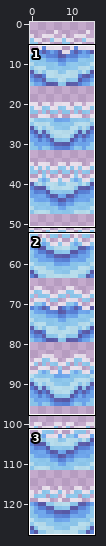
Edited in one commit: sprite sheet (1-1 Flowing Frolic/background-159.png). The picture above shows the old version from afar; the outline marks the close-up.
Close-up. First the earlier version:
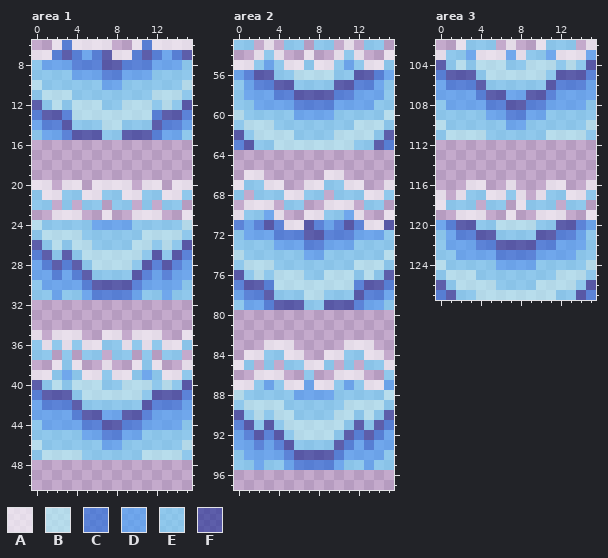
The file is 32x256 pixels, drawn in blocks of 2x2; one block is one cell here. Shown: area 1: x 0..15, y 6..50; area 2: x 0..15, y 53..97; area 3: x 0..15, y 102..127.
Palette (. is transparent): A #ffffffa1  B #b1fbffa1  C #206cdea1  D #3fa6ffa1  E #71d9ffa1  F #213196a1
Pixels before, area 1, first column x 0:
 6 ..ACAAAA..ACAAAA
 7 AACFCDCFAACFCDCF
 8 EDDDCCCFFCCCDDDE
 9 EEEEDDDCCDDDEEEE
10 BEEEEEEDDEEEEEEB
11 EBBBEEEEEEEEBBBE
12 FEBEBBBEEBBBEBEF
13 CFFCBBBBBBBBCFFC
14 DCCFEEEBBEEEFCCD
15 EDDCFFFEEFFFCDDE
16 ................
17 ................
18 ................
19 ................
20 AA.AA.AAAA.AA.AA
21 EAAEEAAEEAAEEAAE
22 EE.E.EE.EE.E.EE.
23 ..AAA..A..AAA..A
24 BEEEEEDDDDEEEEEB
25 EBBBBEEEEEEBBBBE
26 FEBEBBEEEEBBEBEF
27 CFEFEBBBBBBEFEFC
28 DCFCFEBBBBEFCFCD
29 DDCDCFEEEEFCDCDD
30 EDDDDCFFFFCDDDDE
31 EEDEEDCCCCDEEDEE
32 ................
33 ................
34 ................
35 A.AAA..AA.AAA..A
36 EAEAEAAEEAEAEAAE
37 EE.E.EE.EE.E.EE.
38 ..AEA..A..AEA..A
39 AAEDEAAEAAEDEAAE
40 FEBEBBBEEBBBEBEF
41 CFFFEBBBBBBEFFFC
42 DCCCFEEEEEEFCCCD
43 DDDDCFFDDFFCDDDD
44 EDDDDCCFFCCDDDDE
45 EEEEEDDCCDDEEEEE
46 BEEEEEEDDEEEEEEB
47 EBBBBEEEEEEBBBBE
Pixels before, area 2, first column x 0:
53 EE.A.EE.EE.A.EE.
54 ..AEA..A..AEA..A
55 AAEDEAAEAAEDEAAE
56 DCFFEEBBBBEEFFCD
57 EDCCFFEEEEFFCCDE
58 EDDDCCFFFFCCDDDE
59 EEDDDDCCCCDDDDEE
60 BEEEEEDDDDEEEEEB
61 EBBBEEEEEEEEBBBE
62 FEBBBBEEEEBBBBEF
63 CFEEBBBBBBBBEEFC
64 ................
65 ................
66 .AA......AA.....
67 AEEAA..AAEEAA..A
68 E.EEEAAEE.EEEAAE
69 .AAA.EE..AAA.EE.
70 AEEDA..AAEEDA..A
71 CDCFCAAFCDCFCAAF
72 EDDDCCCFFCCCDDDE
73 EEEEDDDCCDDDEEEE
74 BEEEEEEDDEEEEEEB
75 EBBBEEEEEEEEBBBE
76 FEBEBBBEEBBBEBEF
77 CFFCBBBBBBBBCFFC
78 DCCFEEEBBEEEFCCD
79 EDDCFFFEEFFFCDDE
80 ................
81 ................
82 ................
83 ...AAA.....AAA..
84 .AAEEAA..AAEEAA.
85 AE.E.EEAAE.E.EEA
86 ..AAA..E..AAA..E
87 AAEDEAADAAEDEAAD
88 BEEEEEDDDDEEEEEB
89 EBBBBEEEEEEBBBBE
90 FEBEBBEEEEBBEBEF
91 CFEFEBBBBBBEFEFC
92 DCFCFEBBBBEFCFCD
93 DDCDCFEEEEFCDCDD
94 EDDDDCFFFFCDDDDE
95 EEDEEDCCCCDEEDEE
Pixels before, area 3, first column x 0:
102 ..AEEE.A..AEEE.A
103 AEEDAAADAEEDAAAD
104 FEBEBBBEEBBBEBEF
105 CFFFEBBBBBBEFFFC
106 DCCCFEEEEEEFCCCD
107 DDDDCFFDDFFCDDDD
108 EDDDDCCFFCCDDDDE
109 EEEEEDDCCDDEEEEE
110 BEEEEEEDDEEEEEEB
111 EBBBBEEEEEEBBBBE
112 ................
113 ................
114 ................
115 ................
116 ...AA..A...AA..A
117 A.AEEAAEA.AEEAAE
118 AEEE.EE.AEEE.EE.
119 ..AAA..A..AAA..A
120 DCFFEEBBBBEEFFCD
121 EDCCFFEEEEFFCCDE
122 EDDDCCFFFFCCDDDE
123 EEDDDDCCCCDDDDEE
124 BEEEEEDDDDEEEEEB
125 EBBBEEEEEEEEBBBE
126 FEBBBBEEEEBBBBEF
127 CFEEBBBBBBBBEEFC
The same view after the edit:
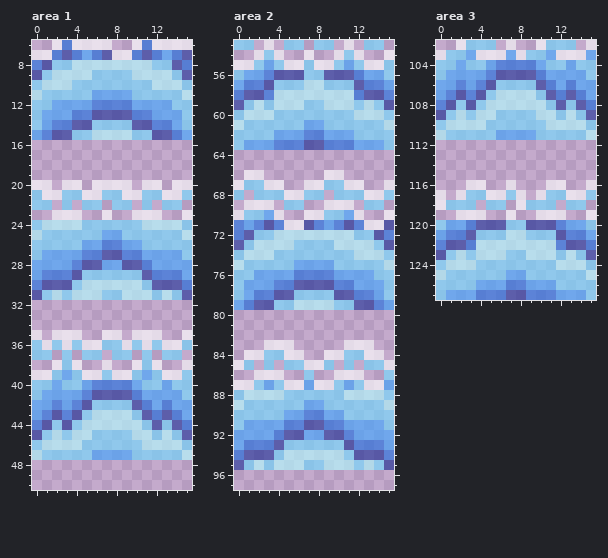
Diff:
Changed rows in their new state; - is an unchanged pixel.
Area 1:
first column x 0:
 8 CFEEBBBBBBBBEEFC
 9 F-BBBBEEEEBBBB-F
10 EBBB---EE---BBBE
11 BEEE--DDDD--EEEB
12 E-DDDDCCCCDDDD-E
13 EDDDCCFFFFCCDDDE
14 ED-CFF-EE-FFC-DE
15 DCFFEEBBBBEEFFCD
first column x 0:
24 EBBBB-EEEE-BBBBE
25 BEEEE--DD--EEEEB
26 E-E-EDDCCDDE-E-E
27 EDDDDCCFFCCDDDDE
28 -DDDCFFDDFFCDDD-
29 -C-CFE----EFC-C-
30 CFFFEBBBBBBEFFFC
31 F-B-BBBEEBBB-B-F
first column x 0:
40 E-D-EDCCCCDE-D-E
41 EDDDDCFFFFCDDDDE
42 -D-DCF----FCD-D-
43 -CFCFEBBBBEFCFC-
44 CFEFEBBBBBBEFEFC
45 F-B-BBEEEEBB-B-F
46 EBBBB--EE--BBBBE
47 BEEEE-DDDD-EEEEB
Area 2:
first column x 0:
56 EDDCFFFEEFFFCDDE
57 DC-FEE-BB-EEF-CD
58 CFFCBBBBBBBBCFFC
59 F-BEBBBEEBBBEB-F
60 EBBB--EEEE--BBBE
61 BEEE---DD---EEEB
62 E-EEDDDCCDDDEE-E
63 EDDDCCCFFCCCDDDE
first column x 0:
72 CFEEBBBBBBBBEEFC
73 F-BBBBEEEEBBBB-F
74 EBBB---EE---BBBE
75 BEEE--DDDD--EEEB
76 E-DDDDCCCCDDDD-E
77 EDDDCCFFFFCCDDDE
78 ED-CFF-EE-FFC-DE
79 DCFFEEBBBBEEFFCD
first column x 0:
88 EBBBB-EEEE-BBBBE
89 BEEEE--DD--EEEEB
90 E-E-EDDCCDDE-E-E
91 EDDDDCCFFCCDDDDE
92 -DDDCFFDDFFCDDD-
93 -C-CFE----EFC-C-
94 CFFFEBBBBBBEFFFC
95 F-B-BBBEEBBB-B-F
Area 3:
first column x 0:
104 E-D-EDCCCCDE-D-E
105 EDDDDCFFFFCDDDDE
106 -D-DCF----FCD-D-
107 -CFCFEBBBBEFCFC-
108 CFEFEBBBBBBEFEFC
109 F-B-BBEEEEBB-B-F
110 EBBBB--EE--BBBBE
111 BEEEE-DDDD-EEEEB
first column x 0:
120 EDDCFFFEEFFFCDDE
121 DC-FEE-BB-EEF-CD
122 CFFCBBBBBBBBCFFC
123 F-BEBBBEEBBBEB-F
124 EBBB--EEEE--BBBE
125 BEEE---DD---EEEB
126 E-EEDDDCCDDDEE-E
127 EDDDCCCFFCCCDDDE
Changed places in both close-ups, as pixel boxes (x1, y1, x2, y2):
changed: (32, 60, 192, 140)
changed: (32, 220, 192, 300)
changed: (32, 380, 192, 460)
changed: (234, 70, 394, 150)
changed: (234, 230, 394, 310)
changed: (234, 390, 394, 470)
changed: (436, 60, 596, 140)
changed: (436, 220, 596, 300)
